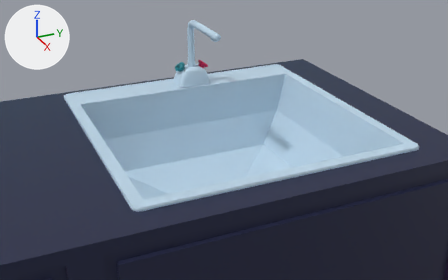
The Blender file Assets/Models/bench-sink-kitchen-bathroom.blend, before and after one commit.
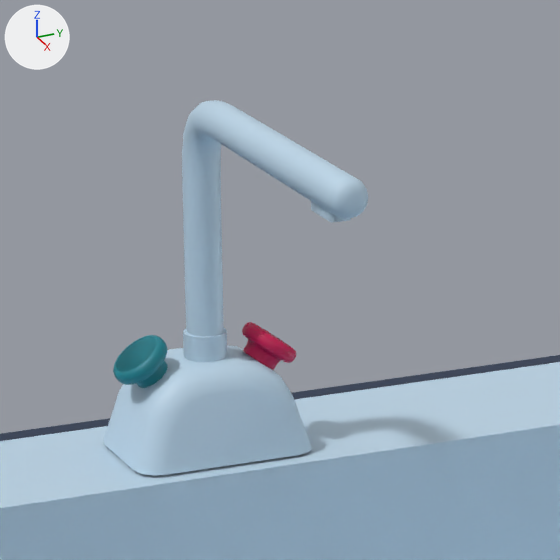
Each version is shown from a 50 mm lens placed at (1.463, -0.123, 1.507), pointed at (0.223, 0.435, 0.887), then close up on the part from 35% to 57% of the width and 1% to 37% of the height. Arrows for +X, +Y and +Z are at upper left; the lights stay in place.

Script lines for the objects in view, before the commit:
```python
me_circle = bpy.data.meshes.new('Circle')
me_circle.from_pydata(...)  # 1488 vertices, 1412 faces; spans x -0.0132..0.0132, y -0.0414..0.0414, z 0.0309..0.0523
me_circle.polygons.foreach_set('use_smooth', [True] * 1412)
me_circle.materials.append(mat_material)  # picture img_hotpandagradientpalette_png
me_cube = bpy.data.meshes.new('Cube')
me_cube.from_pydata(...)  # 447 vertices, 369 faces; spans x -0.029..0.16, y -0.041..0.041, z 0.0..0.157
me_cube.polygons.foreach_set('use_smooth', [True] * 369)
me_cube.materials.append(mat_material)  # picture img_hotpandagradientpalette_png
me_cube_001 = bpy.data.meshes.new('Cube.001')
me_cube_001.from_pydata(...)  # 369 vertices, 347 faces; spans x 0.05..0.7, y -0.75..0.75, z 0.0..1.01
me_cube_001.materials.append(mat_material)  # picture img_hotpandagradientpalette_png
ob_bench = bpy.data.objects.new('bench', me_cube_001)
ob_bench.location = (0.0, 0.0, 0.0)
ob_faucet = bpy.data.objects.new('faucet', me_cube)
ob_faucet.location = (0.1221, 0.3945, 1.0071)
ob_knob = bpy.data.objects.new('knob', me_circle)
ob_knob.parent = ob_faucet
ob_knob.location = (0.0, 0.0, 0.0)
```
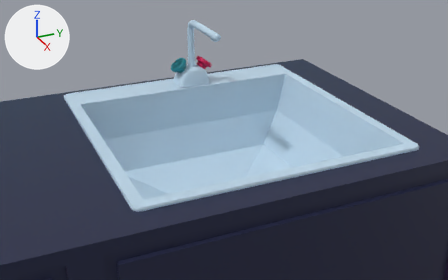
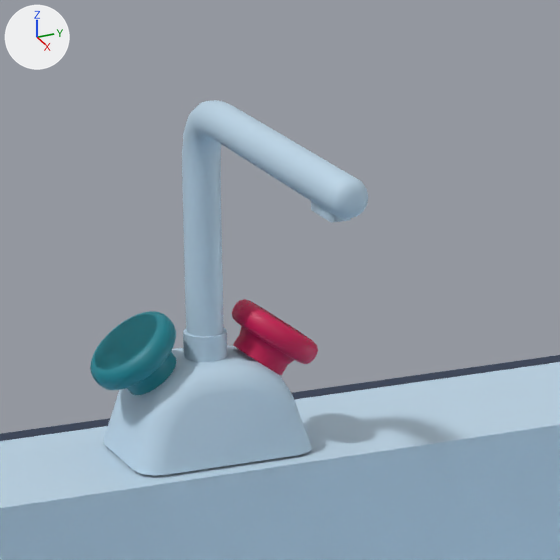
Pixel boxes [x1, y1, x2, y2] of what changed, in the close-ups (560 x 560 px; the box of a moved part takes in the faces that stretch with it):
```json
{"object": "knob", "change": "reshaped", "before": [113, 322, 296, 388], "after": [90, 299, 318, 395], "on screen": "24% wider, 45% taller"}
{"part": 1, "of": "me_circle", "change": "moved or reshaped", "before": [242, 322, 296, 370], "after": [232, 299, 318, 375]}
{"part": 2, "of": "me_circle", "change": "moved or reshaped", "before": [113, 335, 168, 388], "after": [90, 311, 176, 395]}
```

The change, as JSON lines over the scene's bpy script:
```json
{"block": "me_circle", "where": "me_circle.from_pydata(...)  # 1488 vertices, 1412 faces; spans x -0.0132..0.0132, y -0.0414..0.0414, z 0.0309..0.0523"}
{"block": "me_circle", "where": "# used by ob_knob; parent = ob_faucet; location = (0.0, 0.0, 0.0)"}
{"block": "me_circle", "change": "me_circle part 1: the loose piece of 744 vertices spanning x -0.0132..0.0132, y 0.0182..0.0414, z 0.0309..0.0523 is scaled about its middle by 1.59, then moved by (0.0, 0.0027, 0.0038)"}
{"block": "me_circle", "change": "me_circle part 2: the loose piece of 744 vertices spanning x -0.0132..0.0132, y -0.0414..-0.0182, z 0.0309..0.0523 is scaled about its middle by 1.59, then moved by (0.0, -0.0031, 0.0038)"}
```
